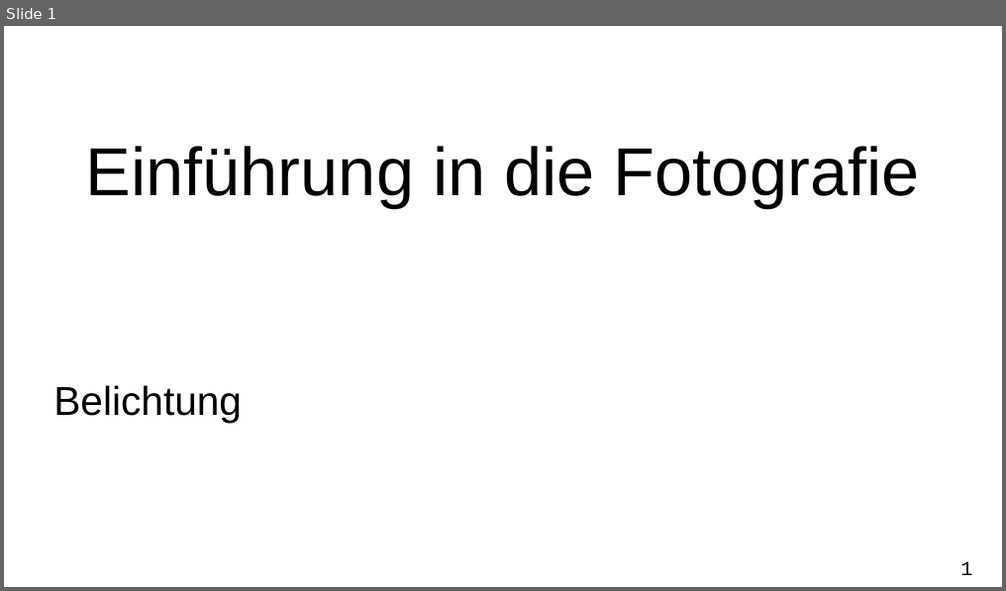
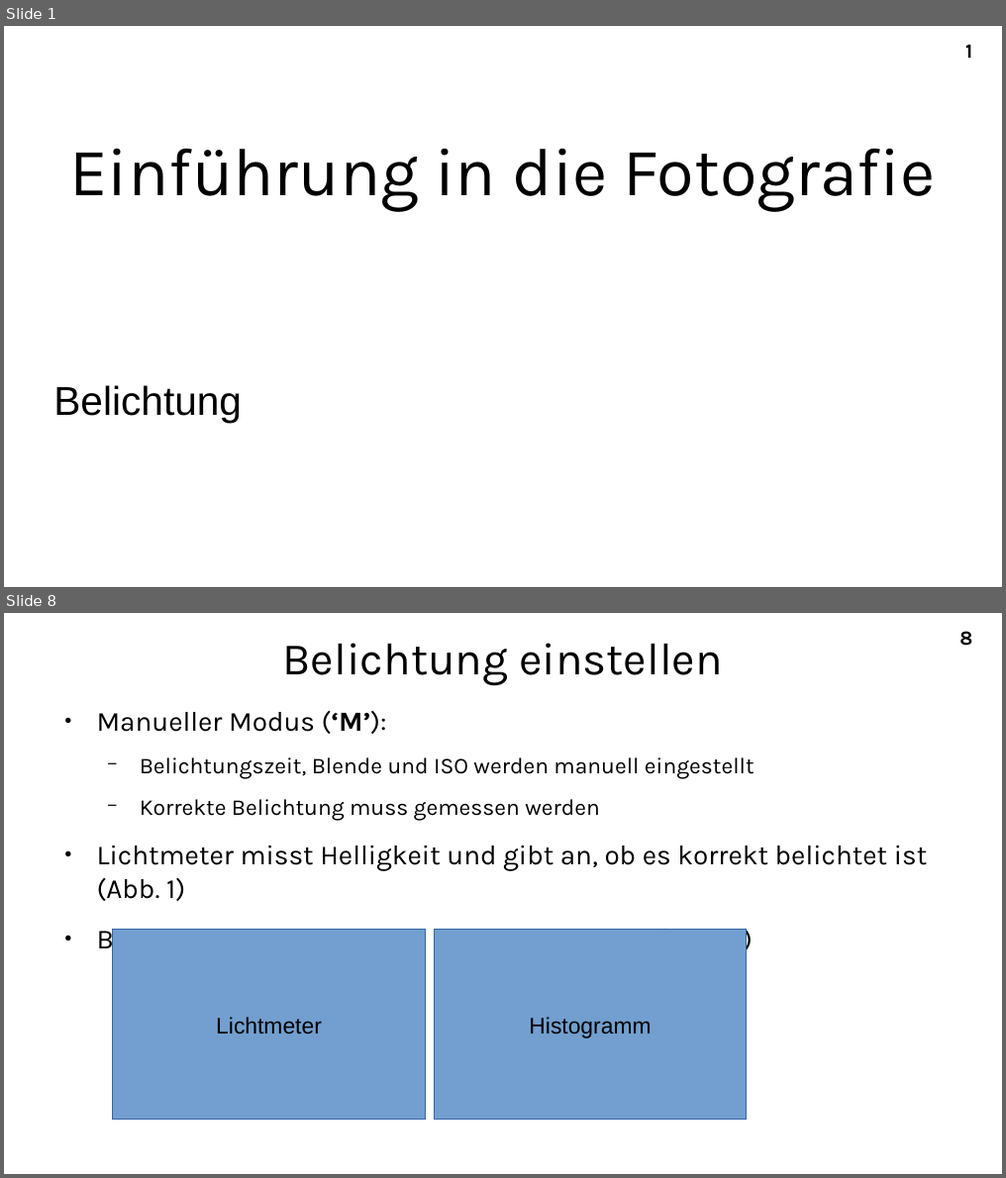
Before and after one commit to A-Schmid/PhotographyCourse, a slide deck: slides_de/exposure.odp. Shown one above the other, each under a label of ours: slide 1 before the commit, slides 1 and 8 after it; the slides between them are not shown. The pictures are 1006x591 and 1006x1178 pixels, drawn with LibreOffice and Linux fonts; fonts in the diff are those of the drawing. Boxes give left, top, right and bottom in pixels: in the first picture for what was removed or moved away, otherwise in the second. Text is boxed around its words. In the diff, an @@ line names an element or a change of style, - is before the commit and + after.

```diff
--- a/slides_de/exposure.odp
+++ b/slides_de/exposure.odp
@@ slide 8 added at bbox=[4, 613, 1002, 1174], background #FFFFFF; not listed: 1 template element that a slide beside it also shows @@
@@ title added at bbox=[283, 643, 723, 685], 36 pt, text #000000 @@
+Belichtung einstellen
@@ text added at bbox=[97, 711, 927, 956], 22 pt, text #000000 @@
+● Manueller Modus (‘M’):
+  − Belichtungszeit, Blende und ISO werden manuell eingestellt
+  − Korrekte Belichtung muss gemessen werden
+● Lichtmeter misst Helligkeit und gibt an, ob es korrekt belichtet ist (Abb. 1)
+● Bei spiegellosen Kameras: Live-Histogramm (Abb. 2)
@@ rectangle added at bbox=[113, 930, 425, 1120], fill #729FCF, outline #3465A4 0 pt, 18 pt, text #000000 @@
+Lichtmeter
@@ rectangle added at bbox=[434, 930, 746, 1120], fill #729FCF, outline #3465A4 0 pt, 18 pt, text #000000 @@
+Histogramm
@@ slide 1 changed as well @@
@@ title "Einführung in die Fotografie" at bbox=[69, 148, 936, 212]: font Arial to Karla @@
@@ page number: place and size @@
-page number at bbox=[960, 562, 972, 575]
+page number at bbox=[965, 44, 972, 58]
@@ page number at bbox=[965, 44, 972, 58]: font Courier New to Karla, bold on @@
```
Also in this commit, not shown: 8 other slides added, 1 slide removed, 2 other files.
